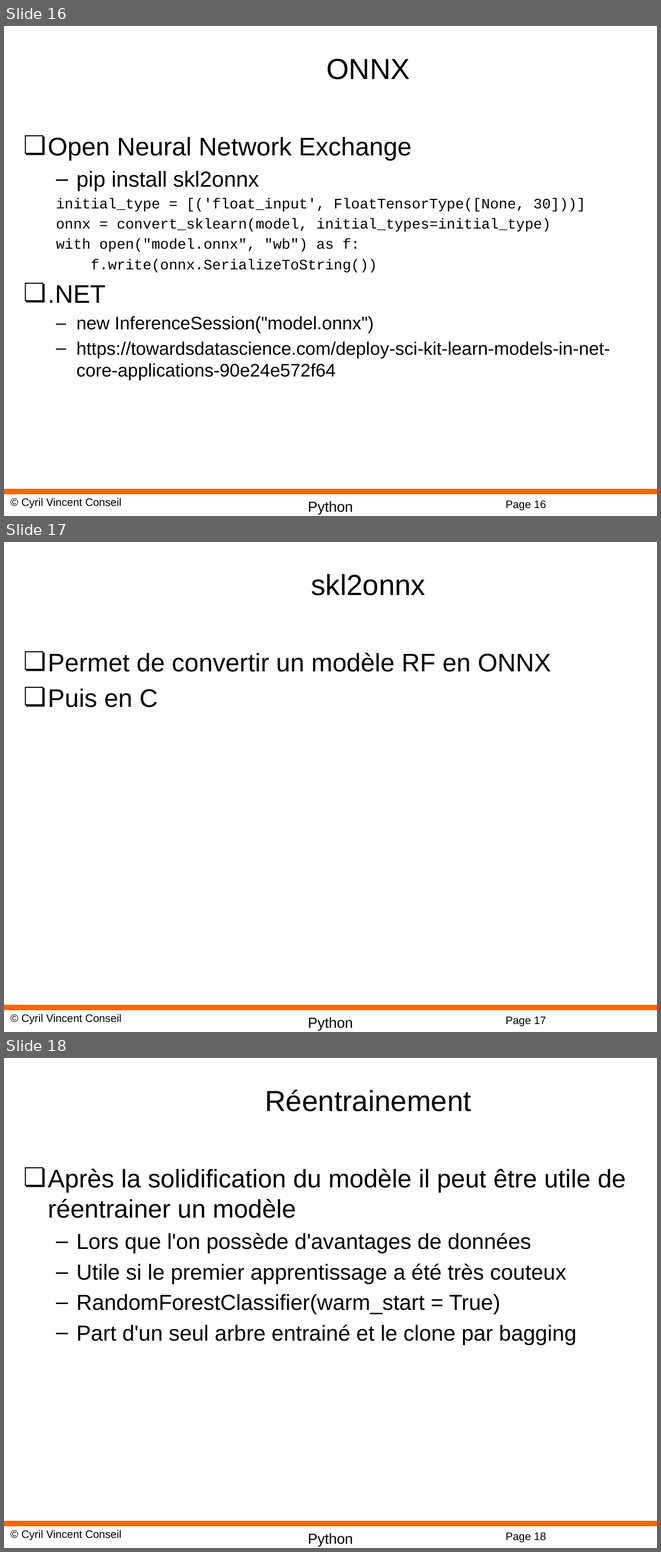
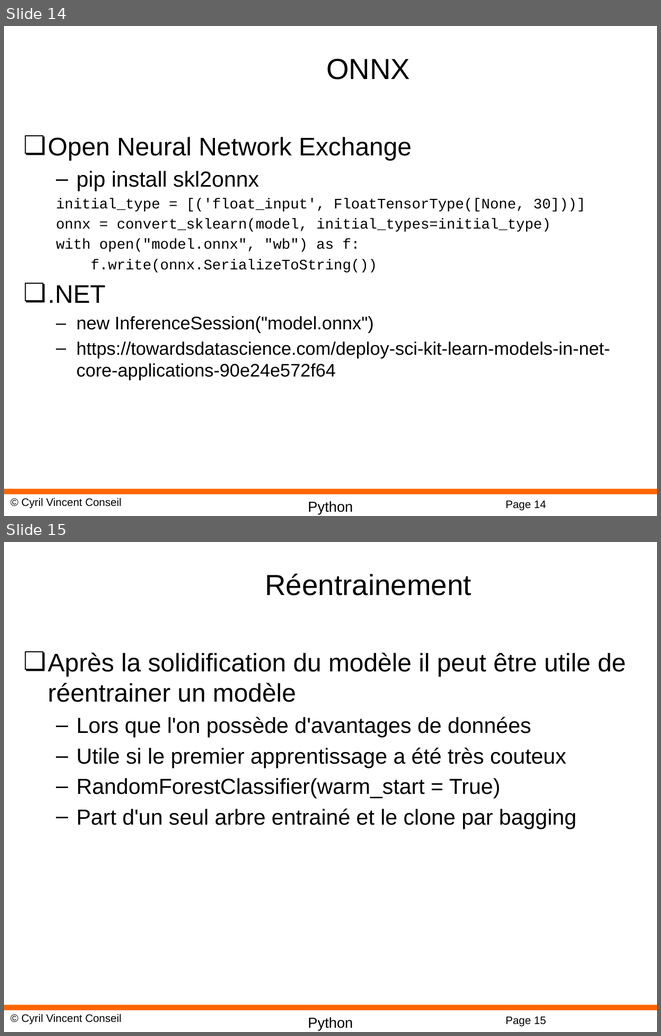
Before and after one commit to cyrilvincent/ML, a slide deck: PPT/MachineLearning15-RandomForest.pptx. Shown one above the other, each under a label of ours: slides 16, 17 and 18 before the commit, slides 14 and 15 after it. The pictures are 661x1552 and 661x1036 pixels, drawn with LibreOffice and Linux fonts; fonts in the diff are those of the drawing; background and template pictures are left out. Boxes give left, top, right and bottom in pixels: in the first picture for what was removed or moved away, otherwise in the second. Text is boxed around its words. In the diff, an @@ line names an element or a change of style, - is before the commit and + after.

```diff
--- a/PPT/MachineLearning15-RandomForest.pptx
+++ b/PPT/MachineLearning15-RandomForest.pptx
@@ slide 17 removed at (x1=4, y1=542, x2=657, y2=1032), background #FFFFFF; not listed: 4 template elements that a slide beside it also shows @@
@@ title removed at (x1=311, y1=574, x2=425, y2=596) @@
-skl2onnx
@@ text removed at (x1=48, y1=652, x2=551, y2=707) @@
-❏ Permet de convertir un modèle RF en ONNX
-❏ Puis en C
@@ what was slide 16 is now slide 14 @@
@@ page number at (x1=505, y1=500, x2=546, y2=510): text changed @@
-Page 16
+Page 14
@@ what was slide 18 is now slide 15 @@
@@ page number at (x1=505, y1=1016, x2=546, y2=1026): text changed @@
-Page 18
+Page 15
```
Also in this commit, not shown: 2 other slides removed, 4 other files.
